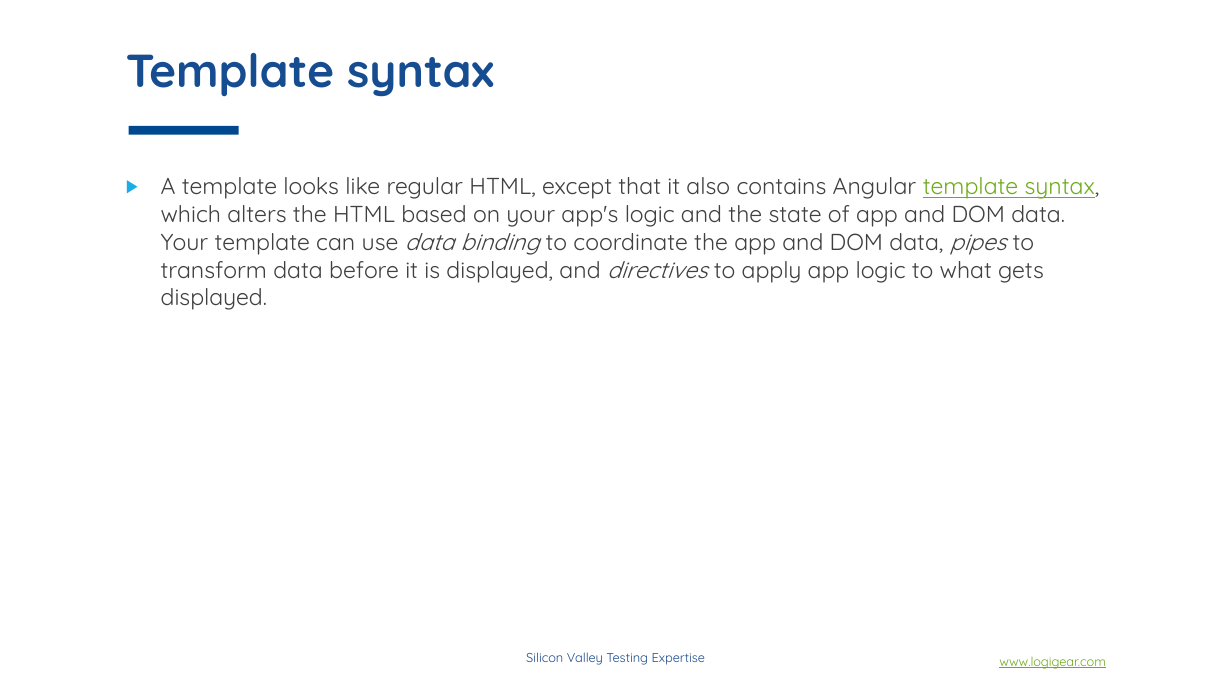
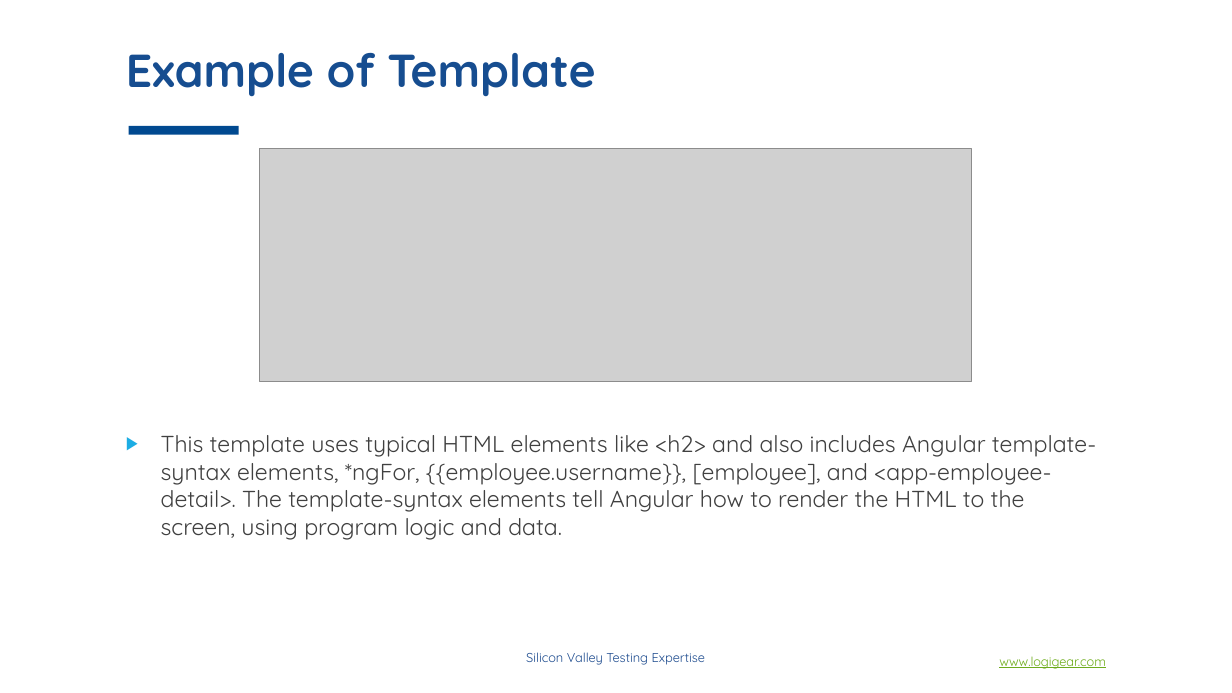
Before and after one commit to phongha1912/spring, a slide deck: slide 14 of Angular concepts.pptx (slide 12 before the commit). Drawn at 1232x693 pixels with LibreOffice and Linux fonts; fonts in the diff are those of the drawing; grey boxes stand for pictures; background and template pictures are left out. Boxes give left, top, right and bottom in pixels: in the first picture for what was removed or moved away, otherwise in the second. Text is boxed around its words. In the diff, an @@ line names an element or a change of style, - is before the commit and + after.

```diff
--- a/Angular concepts.pptx
+++ b/Angular concepts.pptx
@@ title at [126, 53, 595, 97]: text changed @@
-Template syntax
+Example of Template
@@ picture added at [260, 149, 971, 382] @@
@@ text at [161, 435, 1096, 540]: text changed @@
-▶ A template looks like regular HTML, except that it also contains Angular template syntax, which alters the HTML based on your app's logic and the state of app and DOM data. Your template can use data binding to coordinate the app and DOM data, pipes to transform data before it is displayed, and directives to apply app logic to what gets displayed.
+▶ This template uses typical HTML elements like <h2> and also includes Angular template-syntax elements, *ngFor, {{employee.username}}, [employee], and <app-employee-detail>. The template-syntax elements tell Angular how to render the HTML to the screen, using program logic and data.
```
Also in this commit, not shown: 6 other slides changed, 14 slides added, 1 slide removed.
